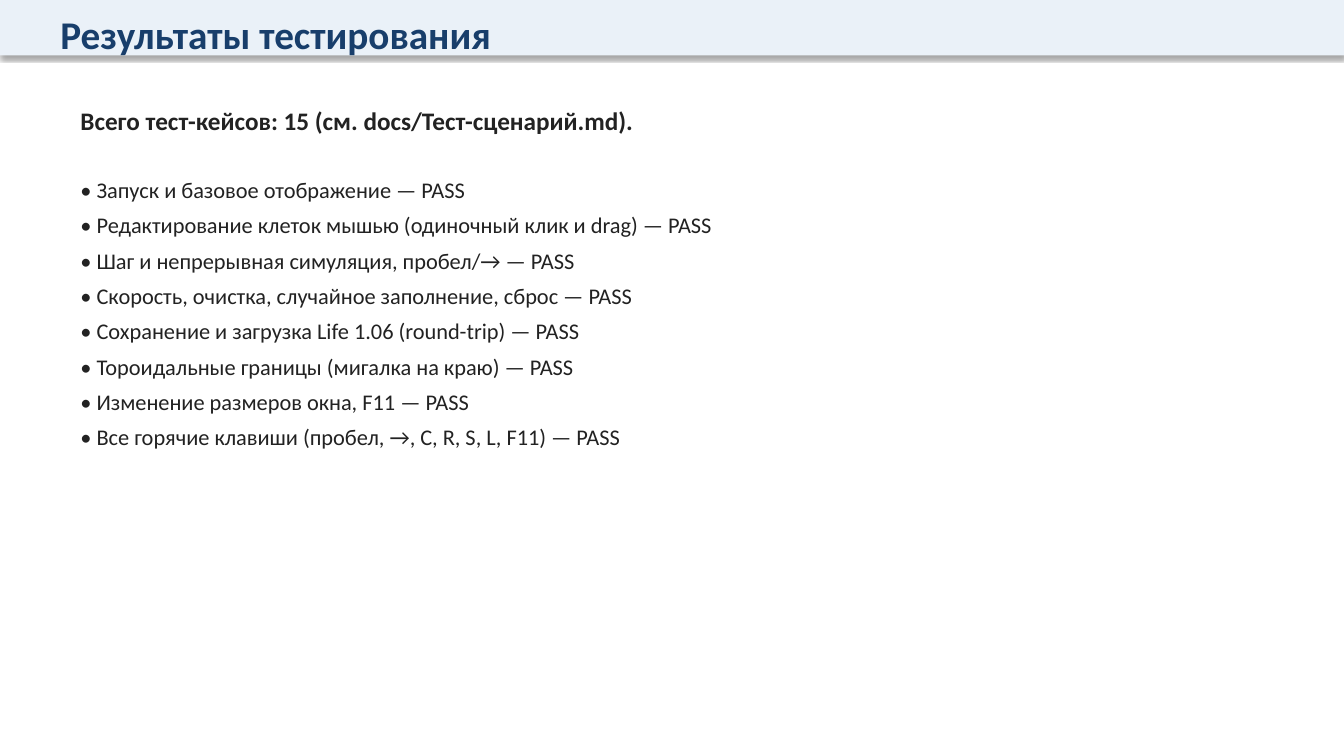
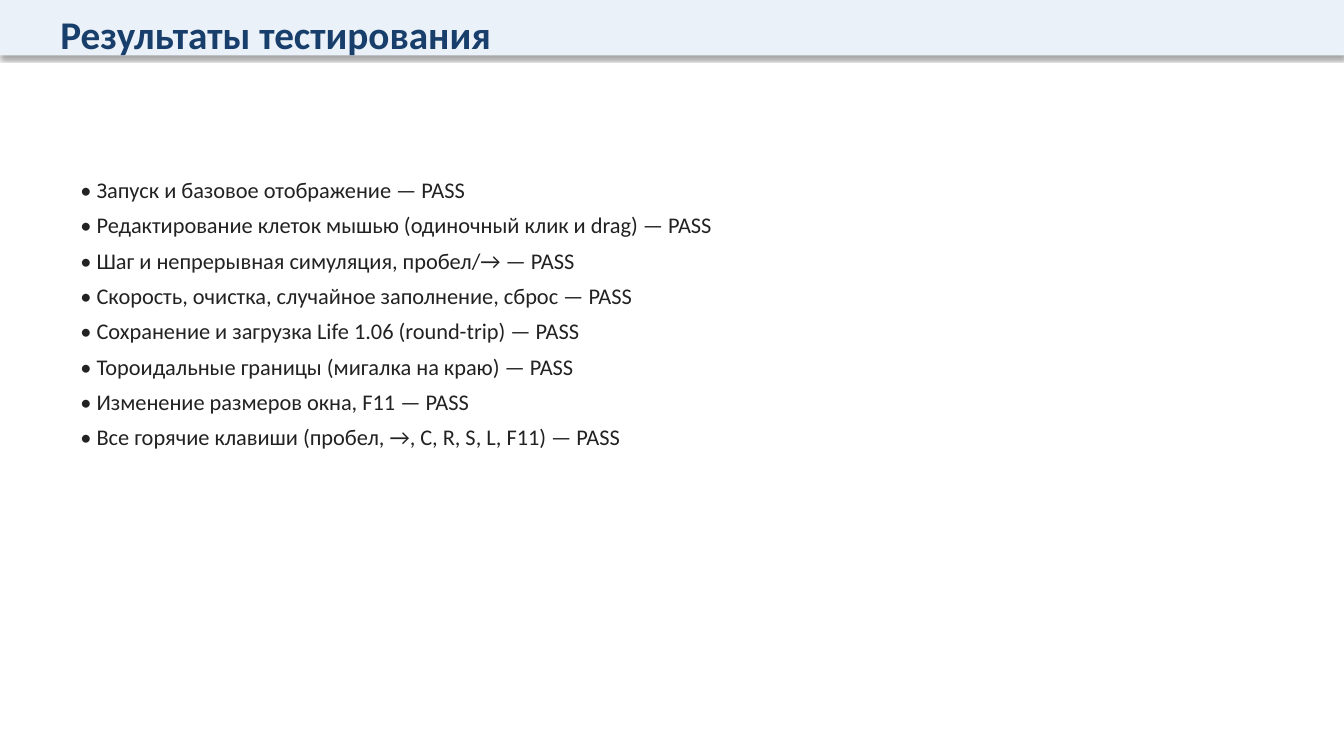
Before and after one commit to Dizrane/gamelife, a slide deck: slide 16 of docs/Презентация.pptx. Drawn at 1344x756 pixels with LibreOffice and Linux fonts; fonts in the diff are those of the drawing. Boxes give left, top, right and bottom in pixels: in the first picture for what was removed or moved away, otherwise in the second. Text is boxed around its words. In the diff, an @@ line names an element or a change of style, - is before the commit and + after.

```diff
--- a/docs/Презентация.pptx
+++ b/docs/Презентация.pptx
@@ text removed at (80,111,633,134) @@
-Всего тест-кейсов: 15 (см. docs/Тест-сценарий.md).
```
Also in this commit, not shown: 1 other slide changed, 2 other files.
